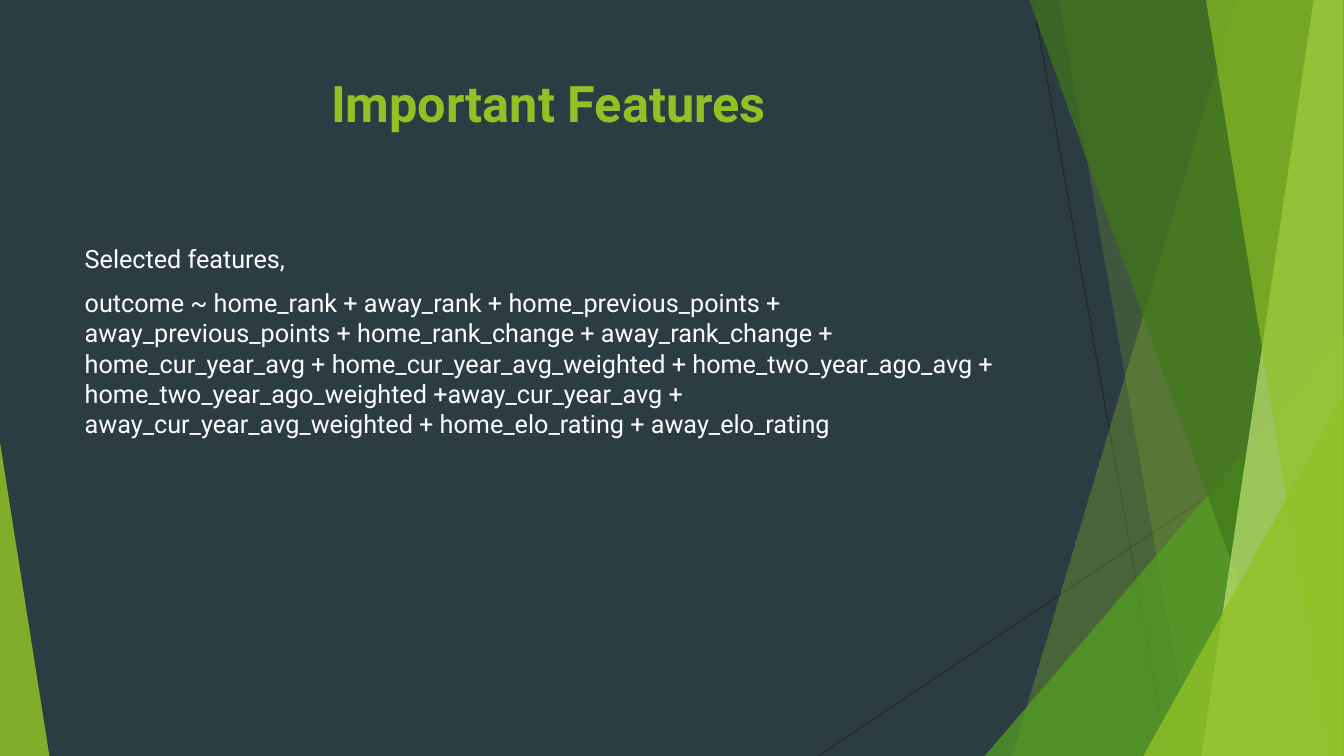
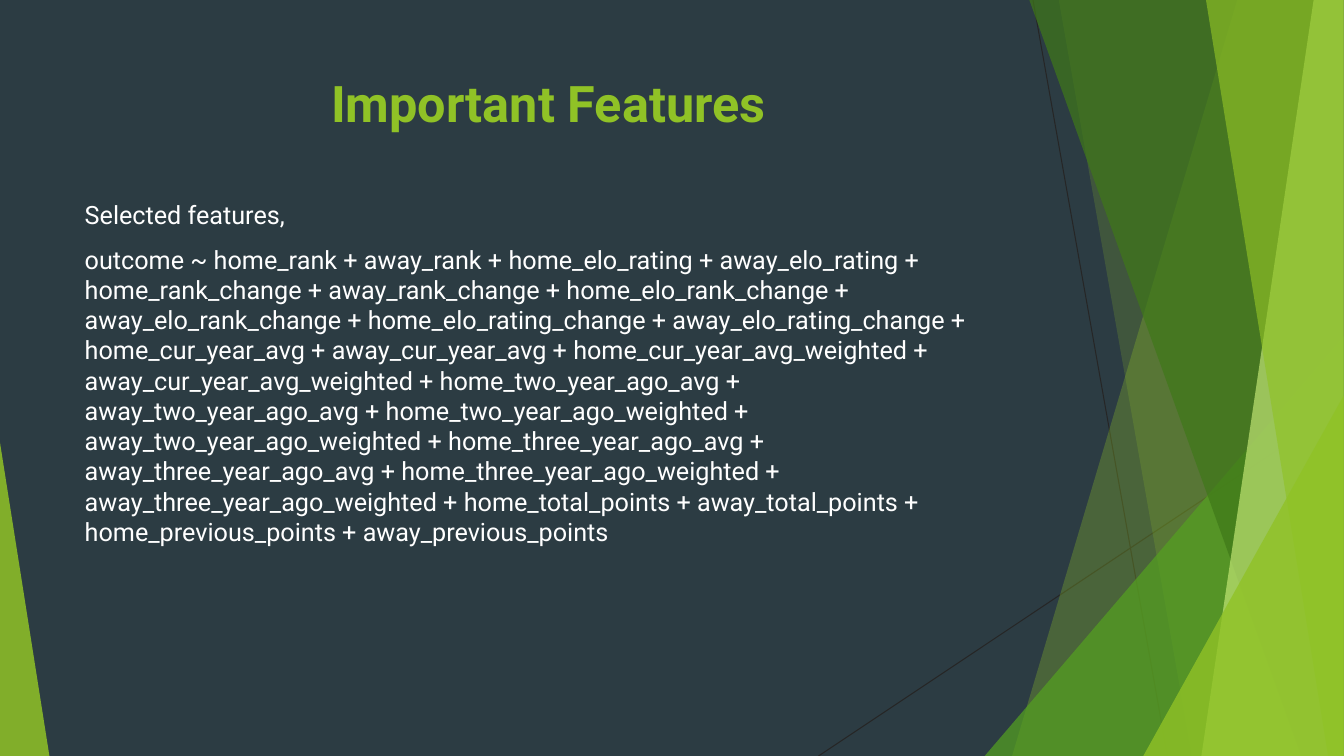
Before and after one commit to v1jaynarayanan/fifaworldcup2018, a slide deck: slide 16 of CrystalBallerz-WorldCup2018-Report.pptx. Drawn at 1344x756 pixels with LibreOffice and Linux fonts; fonts in the diff are those of the drawing; background and template pictures are left out. Boxes give left, top, right and bottom in pixels: in the first picture for what was removed or moved away, otherwise in the second. Text is boxed around its words. In the diff, an @@ line names an element or a change of style, - is before the commit and + after.

```diff
--- a/CrystalBallerz-WorldCup2018-Report.pptx
+++ b/CrystalBallerz-WorldCup2018-Report.pptx
@@ text "Selected features,": place and size @@
-text "Selected features," at box(85, 249, 972, 439)
+text "Selected features," at box(85, 205, 944, 547)
@@ text at box(85, 250, 944, 547): text changed @@
-outcome ~ home_rank + away_rank + home_previous_points + away_previous_points + home_rank_change + away_rank_change + home_cur_year_avg + home_cur_year_avg_weighted + home_two_year_ago_avg + home_two_year_ago_weighted +away_cur_year_avg + away_cur_year_avg_weighted + home_elo_rating + away_elo_rating
+outcome ~ home_rank + away_rank + home_elo_rating + away_elo_rating + home_rank_change + away_rank_change + home_elo_rank_change + away_elo_rank_change + home_elo_rating_change + away_elo_rating_change + home_cur_year_avg + away_cur_year_avg + home_cur_year_avg_weighted + away_cur_year_avg_weighted + home_two_year_ago_avg + away_two_year_ago_avg + home_two_year_ago_weighted + away_two_year_ago_weighted + home_three_year_ago_avg + away_three_year_ago_avg + home_three_year_ago_weighted + away_three_year_ago_weighted + home_total_points + away_total_points + home_previous_points + away_previous_points
```
Also in this commit, not shown: 7 other slides changed, 2 other files.
